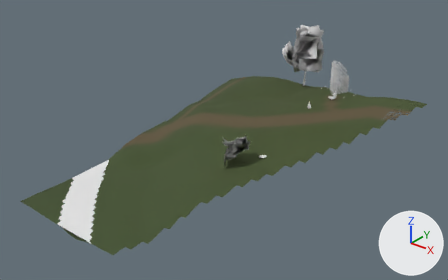
Renders of the glTF model eloria-assets/maps/nymara-regions/grey_moors/chunks/03_05/world.glb from each side of a commit.
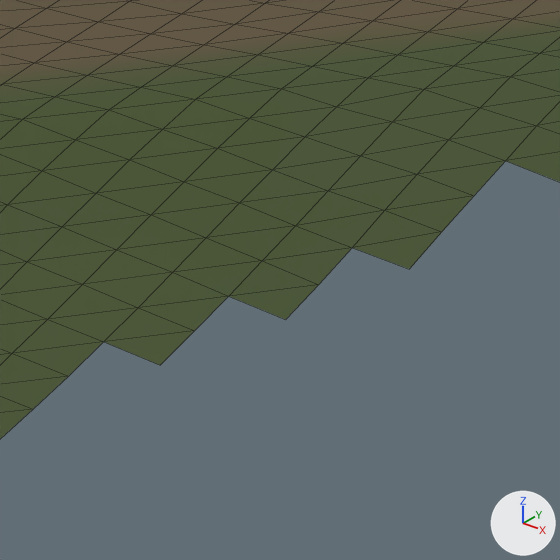
The first picture shows the older version from a 50 mm camera at (205.5, -236.8, 111.9) aimed at (103.5, -109.3, 32.8). The close-ups show the older and then the newer version on the part from 68% to 82% of the width and 41% to 63% of the height of that picture. Only the edits that show in the close-ups are written down. Lighting does not change. The marker at lower right points along +X, +Y and +Z. The close-ups show mesh edges as thin lines. Where no turn or scale is listed for an object, it has been applied to the vertices.

Names of what the first close-up shows: 'Terrain_grey_moors_03_05'.
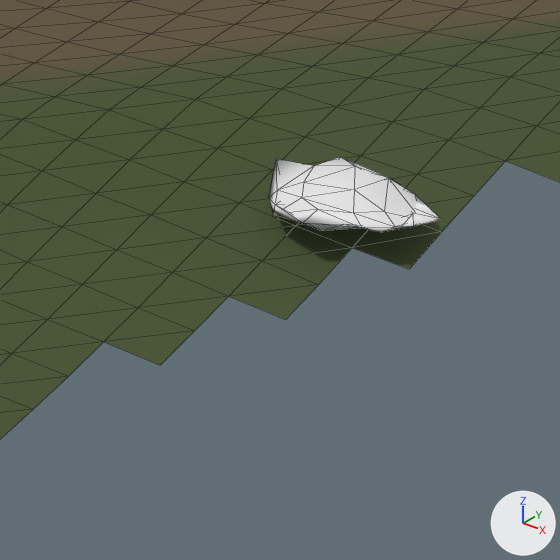
Patch to the scene script:
```diff
--- a/eloria-assets/maps/nymara-regions/grey_moors/chunks/03_05/world.glb.py
+++ b/eloria-assets/maps/nymara-regions/grey_moors/chunks/03_05/world.glb.py
@@ me_leafdrift_2 @@
+me_leafdrift_2.from_pydata(...)  # 42 vertices, 80 faces; spans x -2.83..2.97, y -2.44..2.25, z -0.98..0.79
+me_leafdrift_2.materials.append(mat_woodland_loam)  # its picture is missing
@@ ob_woodlandfloor_0003_leafdrift_0057 @@
+ob_woodlandfloor_0003_leafdrift_0057 = bpy.data.objects.new('WoodlandFloor_0003_LeafDrift_0057', me_leafdrift_2)
+ob_woodlandfloor_0003_leafdrift_0057.location = (131.41, -89.31, 34.63)
```

Changed parts and their boxes [x1, y1, x2, y2] in the close-ups (560 x 560 px):
'WoodlandFloor_0003_LeafDrift_0057', added
    after: [269, 157, 440, 232]
